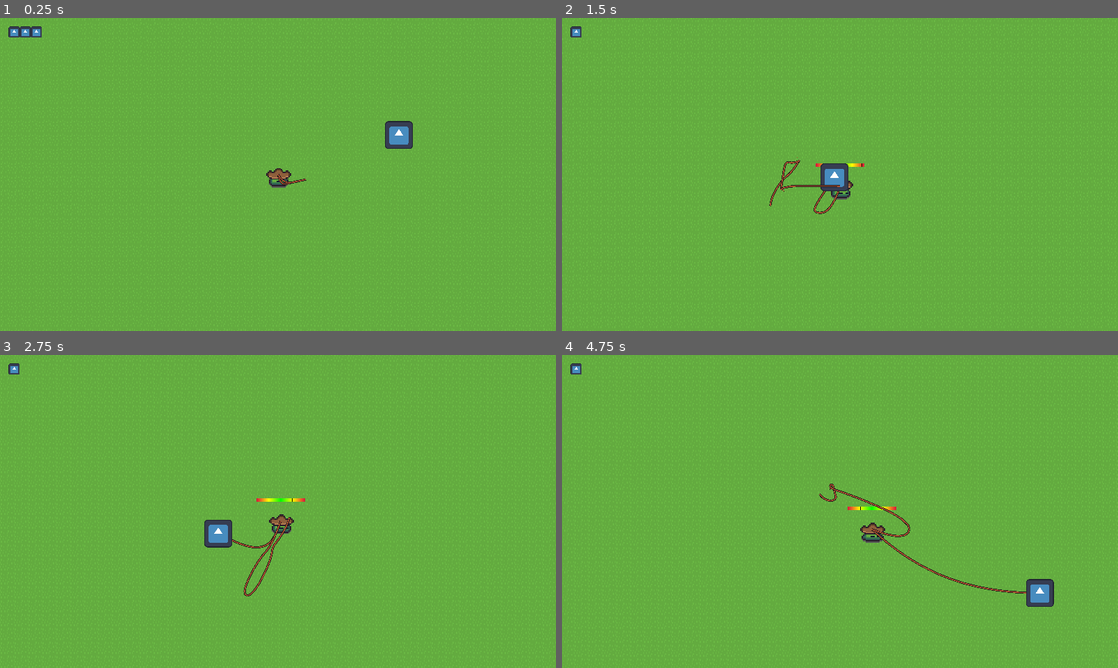
Above: before the commit, frames 1-4 (two rows, left to right).
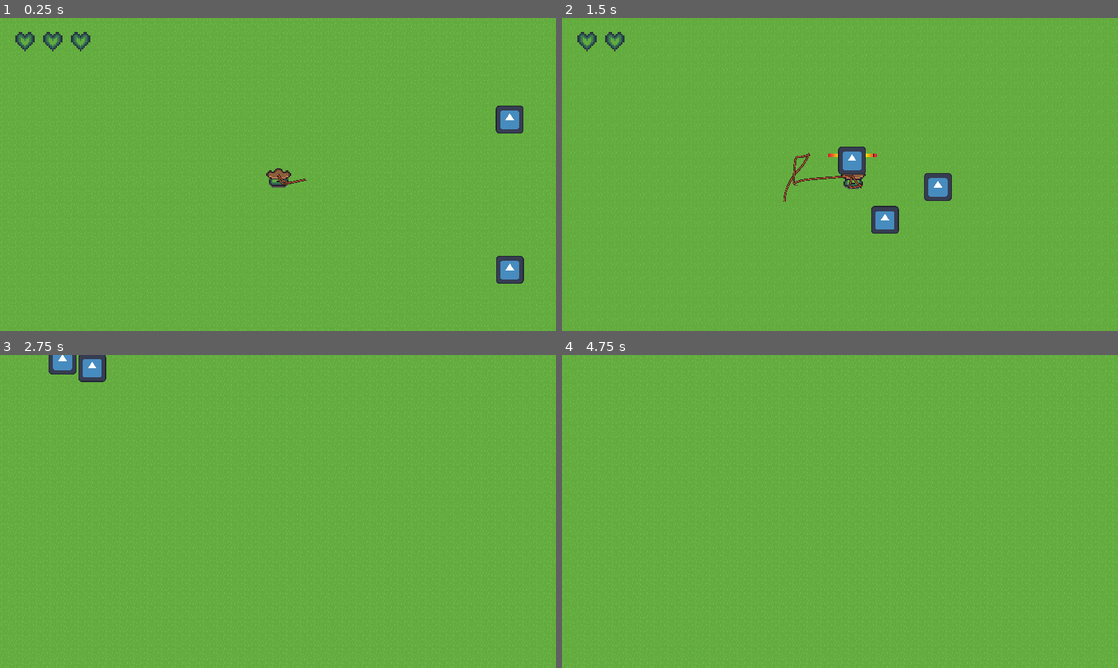
Above: after the commit, the same moments.

Repository: 2weeking/Lasso-Knight
Game: Godot game, scene res://levels/level_0.tscn
The game is run twice, just before and just after one commit, with the same random seed, the same clock (stepped at 60 frames per second) and the same inputs. The engine's default icon, where the game draws it, is replaced by a stand-in: a white triangle on a blue panel in a dark square.
Inputs (mouse positions are in pixels of both pictures, inside the frame that each line leads up to):
- Up to frame 1 (0.25 s): no input
- Up to frame 2 (1.5 s): move the mouse to (962, 158) at 0.52 s; hold D (right) 0.53-1.28 s; click (962, 158) at 0.6 s; move the mouse to (728, 190) at 1.27 s; hold S (down) from 1.28 s (still down); click (728, 190) at 1.35 s
- Up to frame 3 (2.75 s): move the mouse to (333, 442) at 2.02 s; release S (down) at 2.03 s; hold D (right) from 2.03 s (still down); click (333, 442) at 2.1 s
- Up to frame 4 (4.75 s): move the mouse to (812, 574) at 2.77 s; release D (right) at 2.78 s; hold W (up) 2.78-3.53 s; click (812, 574) at 2.85 s; move the mouse to (1006, 558) at 3.52 s; hold A (left) from 3.53 s (still down); click (1006, 558) at 3.6 s; move the mouse to (673, 464) at 4.27 s; click (673, 464) at 4.35 s

The runs differ from the first frame. In frame 1, 1.8% of the frame differs, in the area x 1-95%, y 2-85%; in frame 2, 2.6%, in the area x 1-71%, y 2-69%; in frame 3, 1.8%; in frame 4, 1.2%.

Commit message:
Added hearts sprite and player sprite h_flip on movement

Diff:
--- a/entities/knight/knight.gd
+++ b/entities/knight/knight.gd
@@ -11,29 +11,32 @@
 		hp_changed.emit(hp, new_hp)
 		hp = new_hp
 
+# Player parameters
 @export var move_speed : float = 150.0
 @export var lasso_speed : float = 2
 @export var lasso_range: float = 250.0
-@export var lasso_goldilocks: float = 0.5
+@export var lasso_goldilocks: float = 0.5	# Green bar range percentage from 0.0 - 1.0
 
+# Sprite and animationms
+@onready var sprite = $AnimatedSprite2D
+@onready var animation_tree = $AnimationTree
+@onready var state_machine = animation_tree.get("parameters/playback")
+
+# Lasso related
 @onready var verlet_rope = preload("res://entities/lasso/verlet_rope.tscn")
-#@onready var lasso_pathfollow = $HurtBox/Path2D/PathFollow2D
 @onready var lasso_bar = $LassoBar
-#@onready var hurtbox = $HurtBox
 
 @onready var lasso_path = $Path2D
 @onready var lasso_pathfollow = $Path2D/PathFollow2D
 @onready var hurtbox = $Path2D/PathFollow2D/HurtBox
 
-@onready var animation_tree = $AnimationTree
-@onready var state_machine = animation_tree.get("parameters/playback")
-
+# Lasso golidlocks range on lassobar
 var lasso_bar_bound_lower = (lasso_range/2)-(lasso_range*lasso_goldilocks/2)
 var lasso_bar_bound_upper = (lasso_range/2)+(lasso_range*lasso_goldilocks/2)
 
 var ropes = []
+var whipping = false
 var desired_velocity = Vector2.ZERO
-var whipping = false
 
 func die():
 	queue_free()
@@ -63,6 +66,12 @@
 		Input.get_action_strength("right") - Input.get_action_strength("left"),
 		Input.get_action_strength("down") - Input.get_action_strength("up")
 	)
+
+	# Flip sprite depending on direction
+	if input_direction.x > 0:
+		sprite.flip_h = false
+	elif input_direction.x < 0:
+		sprite.flip_h = true
 
 	# Lasso
 	if Input.is_action_just_pressed("whip") and not whipping:
--- a/entities/knight/knight.tscn
+++ b/entities/knight/knight.tscn
@@ -88,12 +88,12 @@
 [sub_resource type="RectangleShape2D" id="RectangleShape2D_vcw2b"]
 size = Vector2(32, 32)
 
+[sub_resource type="Animation" id="Animation_wvwej"]
+length = 0.001
+
 [sub_resource type="Animation" id="Animation_a4f3l"]
 resource_name = "idle"
 length = 4.0
-
-[sub_resource type="Animation" id="Animation_wvwej"]
-length = 0.001
 
 [sub_resource type="AnimationLibrary" id="AnimationLibrary_a50b0"]
 _data = {
@@ -195,7 +195,8 @@
 
 [node name="PlayerHealthUI" parent="HUD" instance=ExtResource("4_68lu1")]
 offset = Vector2(10, 10)
-transform = Transform2D(0.1, 0, 0, 0.1, 10, 10)
+scale = Vector2(2, 2)
+transform = Transform2D(2, 0, 0, 2, 10, 10)
 
 [node name="LassoBar" type="TextureProgressBar" parent="."]
 offset_left = -28.0
--- a/entities/knight/player_health_ui.gd
+++ b/entities/knight/player_health_ui.gd
@@ -9,4 +9,4 @@
 
 func _on_player_hp_changed(_hp, new_hp):
 	if new_hp >= 0:
-		HealthUIFull.size.x = new_hp * 128
+		HealthUIFull.size.x = new_hp * 16
--- a/entities/knight/player_health_ui.tscn
+++ b/entities/knight/player_health_ui.tscn
@@ -1,7 +1,7 @@
 [gd_scene load_steps=3 format=3 uid="uid://dvlia5gva2tk"]
 
-[ext_resource type="Texture2D" uid="uid://c8n7jy45rivst" path="res://icon.svg" id="1_0v6dv"]
 [ext_resource type="Script" path="res://entities/knight/player_health_ui.gd" id="1_cgnw3"]
+[ext_resource type="Texture2D" uid="uid://dbwvt7i42tev5" path="res://assets/LassoKnightSprites/Hearts/health_full.png" id="2_mlr8w"]
 
 [node name="PlayerHealthUI" type="CanvasLayer"]
 scale = Vector2(0.1, 0.1)
@@ -9,7 +9,7 @@
 script = ExtResource("1_cgnw3")
 
 [node name="HealthUIFull" type="TextureRect" parent="."]
-offset_right = 40.0
-offset_bottom = 40.0
-texture = ExtResource("1_0v6dv")
+offset_right = 16.0
+offset_bottom = 16.0
+texture = ExtResource("2_mlr8w")
 stretch_mode = 1
--- a/levels/level_0.tscn
+++ b/levels/level_0.tscn
@@ -36,5 +36,13 @@
 [node name="Knight" parent="." instance=ExtResource("1_l1ejl")]
 
 [node name="Enemy" parent="." instance=ExtResource("2_o46i8")]
-position = Vector2(163, -53)
+position = Vector2(291, -69)
 speed = 100
+
+[node name="Enemy2" parent="." instance=ExtResource("2_o46i8")]
+position = Vector2(379, 12)
+speed = 100
+
+[node name="Enemy3" parent="." instance=ExtResource("2_o46i8")]
+position = Vector2(290, 119)
+speed = 100
Binary file added: assets/LassoKnightSprites/Hearts/health_full.png
Not shown, added: assets/LassoKnightSprites/Hearts/health_full.png.import
